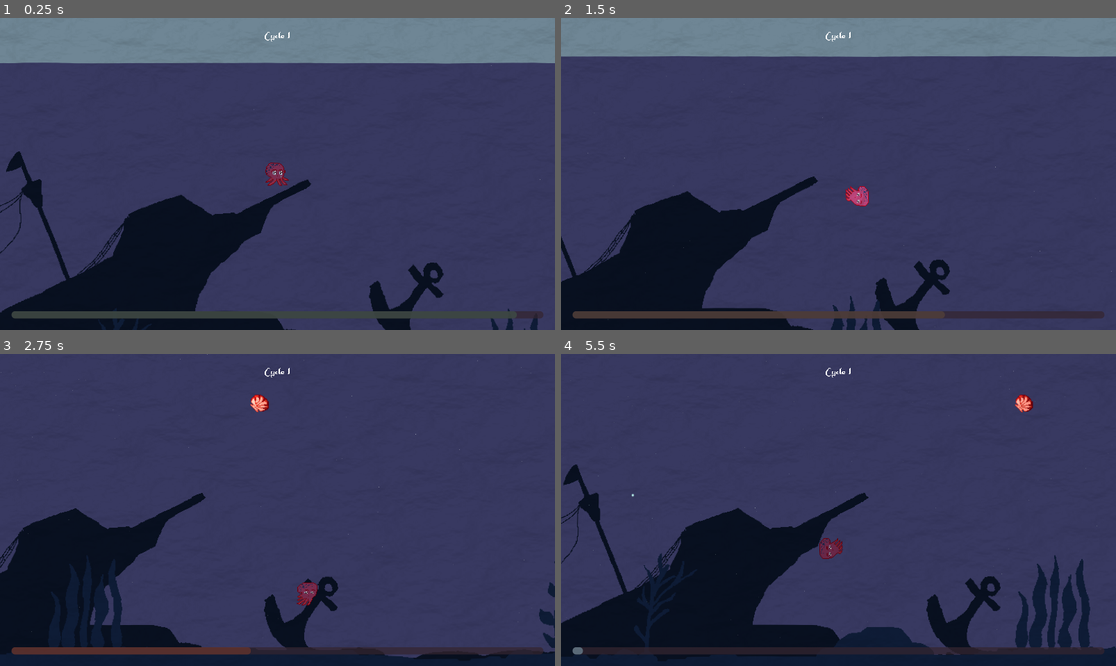
Above: before the commit, frames 1-4 (two rows, left to right).
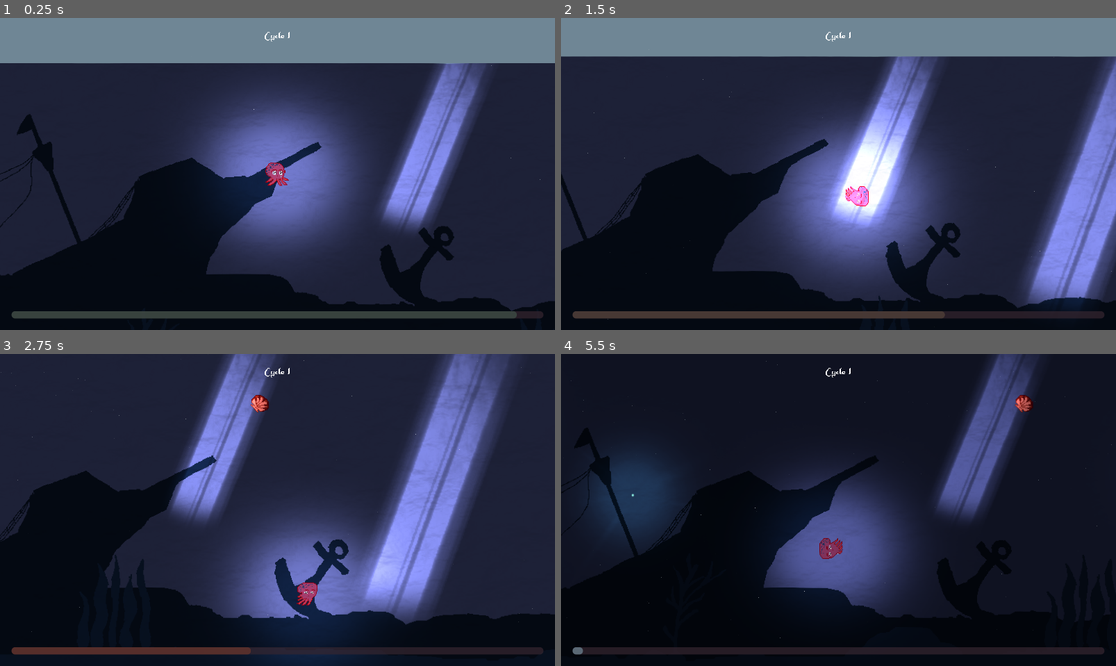
Above: after the commit, the same moments.

Repository: alfroids/tidal-storm
Game: Godot game, scene res://scenes/levels/main.tscn
The game is run twice, just before and just after one commit, with the same random seed, the same clock (stepped at 60 frames per second) and the same inputs.
Inputs:
- Up to frame 1 (0.25 s): no input
- Up to frame 2 (1.5 s): hold D (move_right) 0.53-1.28 s; tap Space (dash) at 0.6, 1.35 s; hold S (move_down) from 1.28 s (still down)
- Up to frame 3 (2.75 s): release S (move_down) at 2.03 s; hold D (move_right) from 2.03 s (still down); tap Space (dash) at 2.1 s
- Up to frame 4 (5.5 s): release D (move_right) at 2.78 s; hold W (move_up) 2.78-3.53 s; tap Space (dash) every 0.75 s from 2.85 to 5.1 s; hold A (move_left) 3.53-5.03 s; hold S (move_down) from 5.03 s (still down)

The runs differ from the first frame. In frame 1, 63% of the frame differs, in the area x 0-100%, y 14-100%; in frame 2, 66%; in frame 3, 76%; in frame 4, 80%, in the area x 0-100%, y 0-100%.

Commit message:
Fix parallax and lighting

Diff:
--- a/scenes/levels/main.tscn
+++ b/scenes/levels/main.tscn
@@ -13,9 +13,6 @@
 [ext_resource type="PackedScene" uid="uid://b1abhynprhr0v" path="res://scenes/UI/game-over/game_over.tscn" id="9_adtxi"]
 [ext_resource type="PackedScene" uid="uid://cxsav4ums81sc" path="res://scenes/management/sound_manager.tscn" id="10_mh3bh"]
 
-[sub_resource type="WorldBoundaryShape2D" id="WorldBoundaryShape2D_hixgo"]
-normal = Vector2(0, 1)
-
 [sub_resource type="FastNoiseLite" id="FastNoiseLite_xoo0d"]
 
 [sub_resource type="NoiseTexture2D" id="NoiseTexture2D_urnya"]
@@ -30,7 +27,70 @@
 shader_parameter/movement_speed = 0.2
 shader_parameter/NOISE_TEXTURE = SubResource("NoiseTexture2D_urnya")
 
+[sub_resource type="WorldBoundaryShape2D" id="WorldBoundaryShape2D_hixgo"]
+normal = Vector2(0, 1)
+
 [node name="Main" type="Node2D"]
+
+[node name="ColorRect" type="ColorRect" parent="."]
+offset_left = -1920.0
+offset_right = 1920.0
+offset_bottom = 1080.0
+color = Color(0.219608, 0.223529, 0.380392, 1)
+
+[node name="ParallaxBackground" parent="." instance=ExtResource("9_00ik2")]
+scroll_offset = Vector2(-960, 540)
+
+[node name="Octopus" parent="." instance=ExtResource("3_eg6kt")]
+position = Vector2(0, 384)
+
+[node name="Camera2D" type="Camera2D" parent="Octopus"]
+process_callback = 0
+limit_left = -1920
+limit_top = -1080
+limit_right = 1920
+limit_bottom = 1080
+position_smoothing_enabled = true
+position_smoothing_speed = 2.0
+
+[node name="LightManager" parent="." instance=ExtResource("6_rn8rj")]
+position = Vector2(-1920, 0)
+
+[node name="CanvasCycles" parent="." instance=ExtResource("8_jit2o")]
+
+[node name="ParticleManager" type="Node" parent="."]
+
+[node name="DustParticles" type="CPUParticles2D" parent="ParticleManager"]
+amount = 1000
+lifetime = 4.0
+emission_shape = 3
+emission_rect_extents = Vector2(3840, 1000)
+direction = Vector2(1, -1)
+gravity = Vector2(0, 0)
+initial_velocity_min = 15.0
+initial_velocity_max = 25.0
+damping_min = 2.0
+damping_max = 5.0
+
+[node name="MissionManager" parent="." instance=ExtResource("8_gtlp6")]
+max_items = 10
+spawn_area = Rect2(-1600, 100, 3200, 800)
+
+[node name="ParallaxForeground" parent="." instance=ExtResource("3_id7vp")]
+scroll_offset = Vector2(-960, 540)
+
+[node name="WaterShader" type="Polygon2D" parent="."]
+material = SubResource("ShaderMaterial_24hk8")
+polygon = PackedVector2Array(-1920, 0, 1920, 0, 1920, 1080, -1920, 1080)
+
+[node name="BoatManager" parent="." instance=ExtResource("5_gj485")]
+max_hook_depth = 900.0
+
+[node name="SpawnLocation1" parent="BoatManager" index="0"]
+position = Vector2(-2176, 0)
+
+[node name="SpawnLocation2" parent="BoatManager" index="1"]
+position = Vector2(2176, 0)
 
 [node name="Collisions" type="Node" parent="."]
 
@@ -68,43 +128,7 @@
 rotation = 1.5708
 shape = SubResource("WorldBoundaryShape2D_hixgo")
 
-[node name="BoatManager" parent="." instance=ExtResource("5_gj485")]
-max_hook_depth = 900.0
-
-[node name="SpawnLocation1" parent="BoatManager" index="0"]
-position = Vector2(-2176, 0)
-
-[node name="SpawnLocation2" parent="BoatManager" index="1"]
-position = Vector2(2176, 0)
-
-[node name="MissionManager" parent="." instance=ExtResource("8_gtlp6")]
-max_items = 10
-spawn_area = Rect2(-1600, 100, 3200, 800)
-
 [node name="SoundManager" parent="." instance=ExtResource("10_mh3bh")]
-
-[node name="ParallaxForeground" parent="." instance=ExtResource("3_id7vp")]
-offset = Vector2(-4038, 0)
-transform = Transform2D(1, 0, 0, 1, -4038, 0)
-
-[node name="ParallaxBackground" parent="." instance=ExtResource("9_00ik2")]
-
-[node name="WaterBackground" type="CanvasLayer" parent="."]
-layer = -2
-follow_viewport_enabled = true
-
-[node name="ColorRect" type="ColorRect" parent="WaterBackground"]
-offset_left = -1920.0
-offset_right = 1920.0
-offset_bottom = 1080.0
-color = Color(0.219608, 0.223529, 0.380392, 1)
-
-[node name="Shader" type="CanvasLayer" parent="."]
-layer = 2
-
-[node name="WaterShader" type="Polygon2D" parent="Shader"]
-material = SubResource("ShaderMaterial_24hk8")
-polygon = PackedVector2Array(-1920, 0, 1920, 0, 1920, 1080, -1920, 1080)
 
 [node name="UI" type="CanvasLayer" parent="."]
 layer = 10
@@ -115,39 +139,4 @@
 
 [node name="GameOver" parent="UI" instance=ExtResource("9_adtxi")]
 
-[node name="Zero" type="CanvasLayer" parent="."]
-layer = 0
-follow_viewport_enabled = true
-
-[node name="CanvasCycles" parent="Zero" instance=ExtResource("8_jit2o")]
-
-[node name="ParticleManager" type="Node" parent="Zero"]
-
-[node name="DustParticles" type="CPUParticles2D" parent="Zero/ParticleManager"]
-amount = 1000
-lifetime = 4.0
-emission_shape = 3
-emission_rect_extents = Vector2(3840, 1000)
-direction = Vector2(1, -1)
-gravity = Vector2(0, 0)
-initial_velocity_min = 15.0
-initial_velocity_max = 25.0
-damping_min = 2.0
-damping_max = 5.0
-
-[node name="Octopus" parent="Zero" instance=ExtResource("3_eg6kt")]
-position = Vector2(0, 384)
-
-[node name="Camera2D" type="Camera2D" parent="Zero/Octopus"]
-process_callback = 0
-limit_left = -1920
-limit_top = -1080
-limit_right = 1920
-limit_bottom = 1080
-position_smoothing_enabled = true
-position_smoothing_speed = 2.0
-
-[node name="LightManager" parent="Zero" instance=ExtResource("6_rn8rj")]
-position = Vector2(-1920, 0)
-
 [editable path="BoatManager"]
--- a/scenes/vfx/parallax/parallax_background.tscn
+++ b/scenes/vfx/parallax/parallax_background.tscn
@@ -2,15 +2,9 @@
 
 [ext_resource type="Texture2D" uid="uid://dfv6xkb73gkxt" path="res://assets/sprites/bg_parallax.png" id="1_sm60l"]
 
-[node name="ParallaxBackground" type="ParallaxBackground"]
-layer = -1
+[node name="ParallaxBackground" type="Parallax2D"]
+scroll_scale = Vector2(0.5, 0.5)
 
-[node name="ParallaxLayer" type="ParallaxLayer" parent="."]
-position = Vector2(0, 64)
-motion_scale = Vector2(0.5, 0.5)
-
-[node name="Sprite2D" type="Sprite2D" parent="ParallaxLayer"]
-position = Vector2(-3976, 64)
+[node name="Sprite2D" type="Sprite2D" parent="."]
 scale = Vector2(2.5, 2.5)
 texture = ExtResource("1_sm60l")
-centered = false
--- a/scenes/vfx/parallax/parallax_foreground.tscn
+++ b/scenes/vfx/parallax/parallax_foreground.tscn
@@ -2,13 +2,9 @@
 
 [ext_resource type="Texture2D" uid="uid://bwwclond74du2" path="res://assets/sprites/fg_parallax_longer_final.png" id="1_ooc1f"]
 
-[node name="ParallaxForeground" type="ParallaxBackground"]
-layer = 1
+[node name="ParallaxForeground" type="Parallax2D"]
+scroll_scale = Vector2(2, 2)
 
-[node name="ParallaxLayer" type="ParallaxLayer" parent="."]
-motion_scale = Vector2(2, 2)
-
-[node name="Sprite2D" type="Sprite2D" parent="ParallaxLayer"]
+[node name="Sprite2D" type="Sprite2D" parent="."]
 scale = Vector2(2.5, 2.5)
 texture = ExtResource("1_ooc1f")
-centered = false
